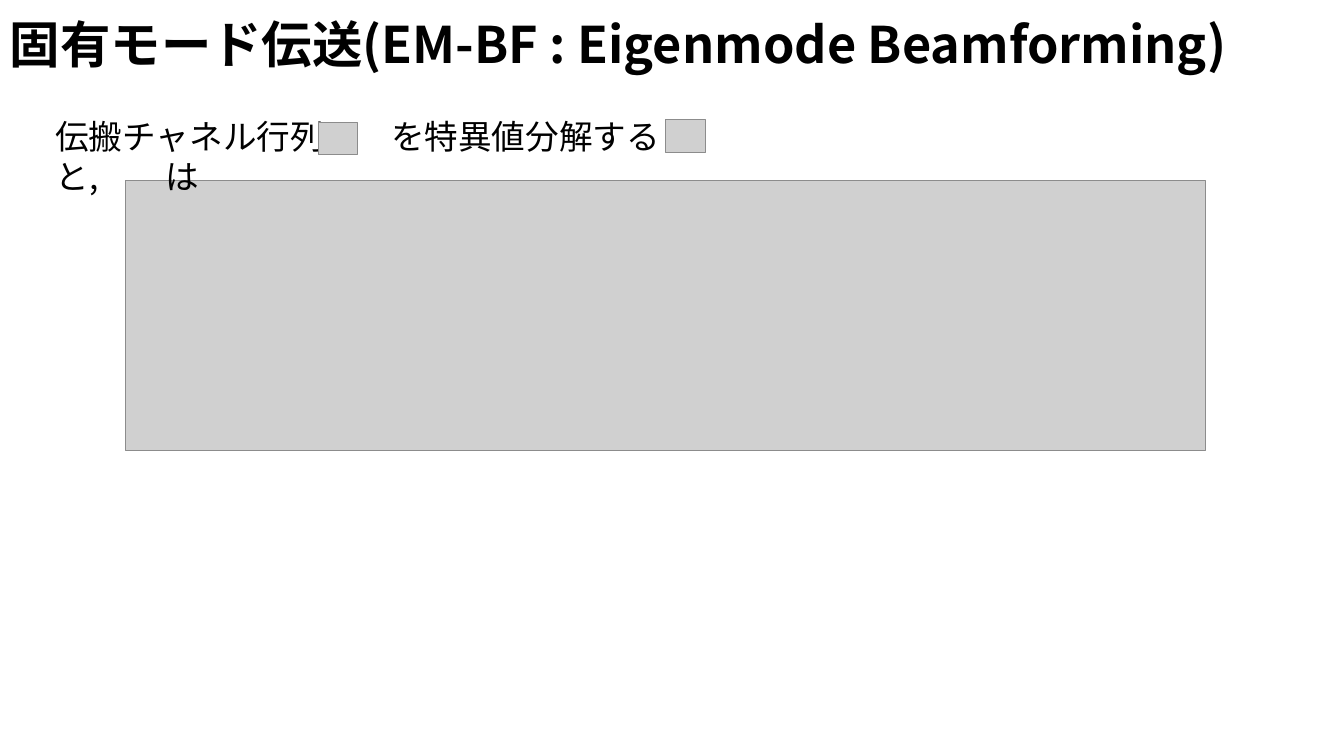
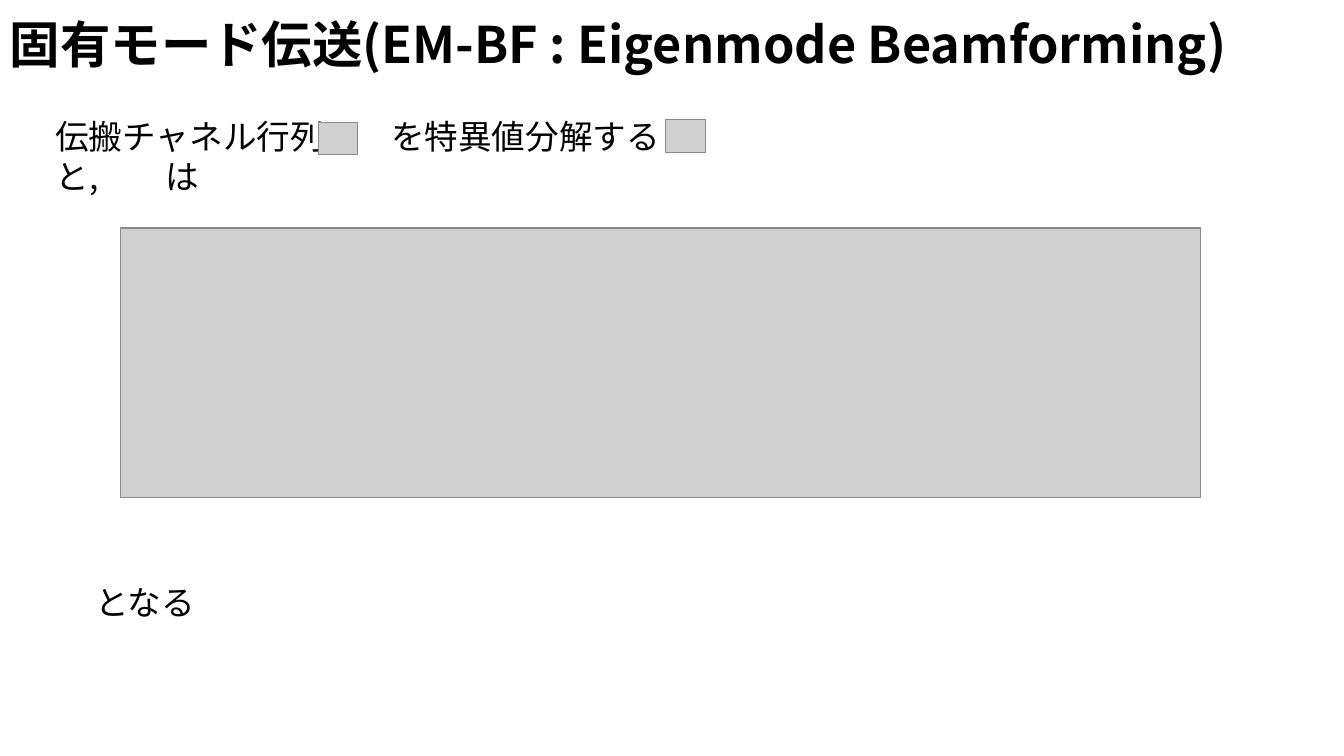
Before and after one commit to ryoww/seminar, a slide deck: slide 4 of MIMO/MU-MIMO.pptx (slide 5 before the commit). Drawn at 1344x756 pixels with LibreOffice and Linux fonts; fonts in the diff are those of the drawing; grey boxes stand for pictures. Boxes give left, top, right and bottom in pixels: in the first picture for what was removed or moved away, otherwise in the second. Text is boxed around its words. In the diff, an @@ line names an element or a change of style, - is before the commit and + after.

```diff
--- a/MIMO/MU-MIMO.pptx
+++ b/MIMO/MU-MIMO.pptx
@@ picture: place and size @@
-picture at [126, 180, 1206, 450]
+picture at [120, 228, 1200, 497]
@@ text added at [95, 588, 195, 617], 24 pt, text #000000 @@
+となる
```
Also in this commit, not shown: 2 other slides changed, 1 slide added, 4 other files.
